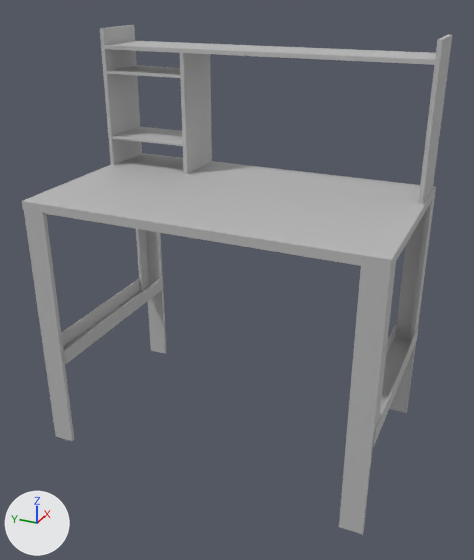
Renders of the FBX model Assets/Models/SM_desk.fbx from each side of a commit.
Before and after are seen from a 50 mm camera at (-15.32, -6.78, 12.86) aimed at (0.09, 0.16, 5.16). Lighting does not change. The marker at lower left points along +X, +Y and +Z. Where no turn or scale is listed for an object, it has been applied to the vertices. Vertices at the same position are counted once.

Objects in the first picture: 'Asset:Asset:Box030'.
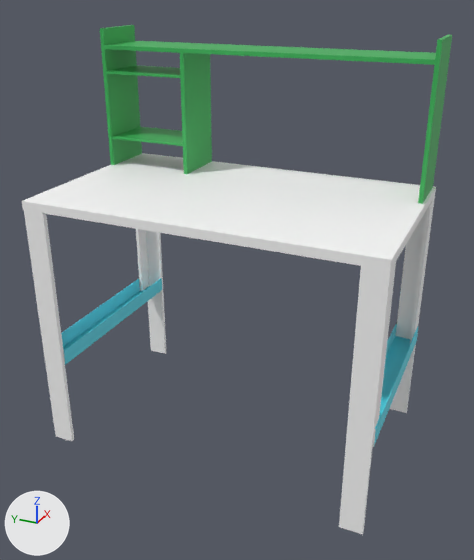
The edits, one by one:
Picture 'T_desk.jpg' (img_t_desk_jpg) is new.
In material 'lambert2' (mat_lambert2), base_color is no longer (0.5, 0.5, 0.5), grey #bcbcbc.
In material 'lambert2' (mat_lambert2), texture is now set to img_t_desk_jpg.
me_mesh has 200 vertices, 113 faces and spans x -2.89..2.89, y -4.86..4.86, z -5.79..5.79.
me_mesh is used by ob_asset_asset_box030; location (0.34, 0.3, 5.8).
me_mesh part 1: texture (UV) coordinates of 113 of 113 faces, centred in x -2.89..2.89, y -4.86..4.86, z -4.88..5.79, changed; they spanned u 0.0..1.0, v 0.0..0.98 and now span u -0.1..0.92, v 0.36..0.94.

Changed parts and their boxes [x1, y1, x2, y2] in the pictures (474 x 560 px):
'Asset:Asset:Box030', surface changed (grey to white): [22, 25, 452, 535] in both
